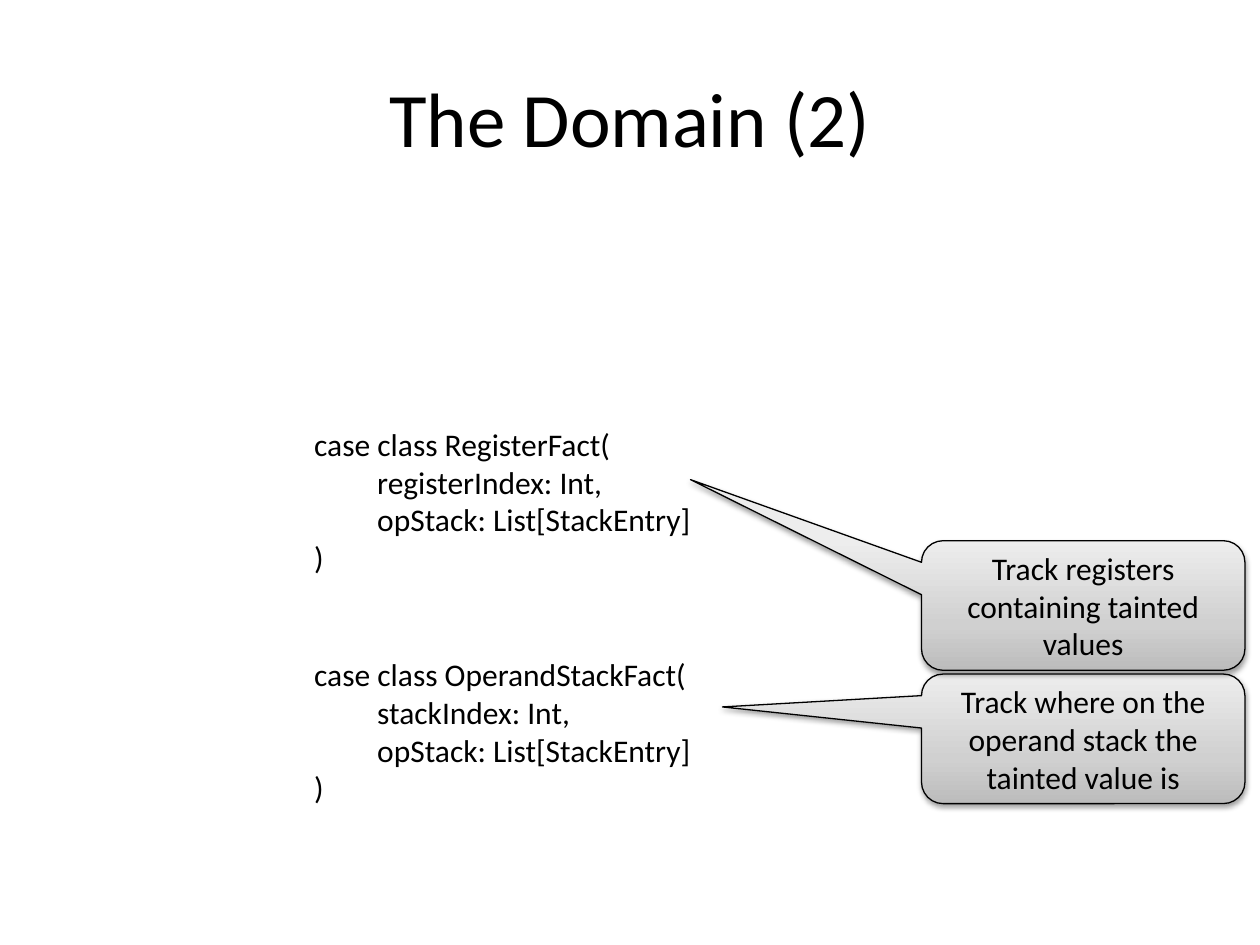
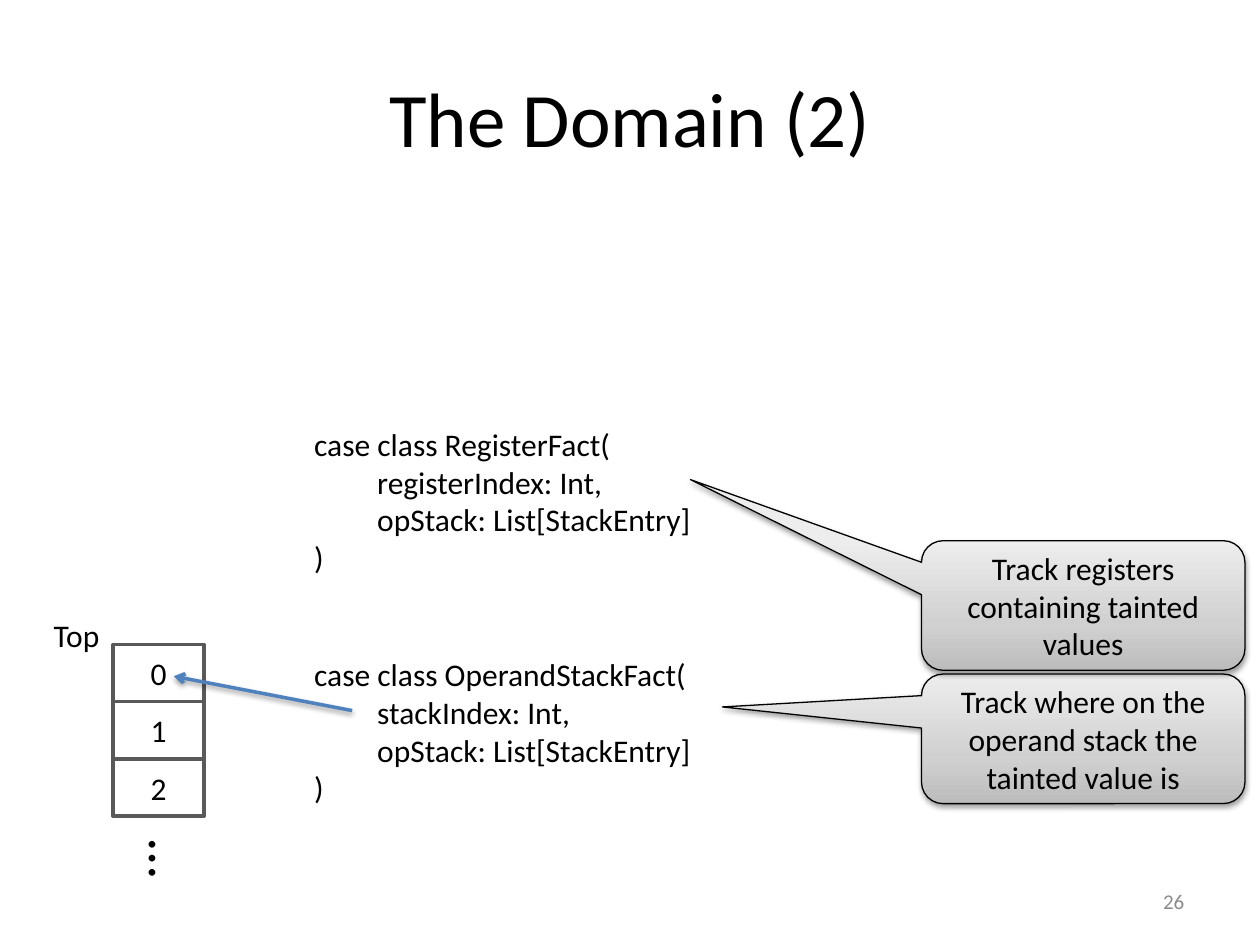
Before and after one commit to stg-tud/apsa, a slide deck: slide 26 of 2016/lecture/APSA-08-IFDS.pptx. Drawn at 1260x945 pixels with LibreOffice and Linux fonts; fonts in the diff are those of the drawing. Boxes give left, top, right and bottom in pixels: in the first picture for what was removed or moved away, otherwise in the second. Text is boxed around its words. In the diff, an @@ line names an element or a change of style, - is before the commit and + after.

```diff
--- a/2016/lecture/APSA-08-IFDS.pptx
+++ b/2016/lecture/APSA-08-IFDS.pptx
@@ text added at box(54, 626, 100, 652), 18 pt, text #000000 @@
+Top
@@ rectangle added at box(113, 645, 204, 702), fill #FFFFFF, outline #595959 2 pt, 18 pt, text #000000 @@
+0
@@ arrow added from (353, 711) to (174, 677), #4F81BD 2 pt @@
@@ rectangle added at box(113, 702, 204, 759), fill #FFFFFF, outline #595959 2 pt, 18 pt, text #000000 @@
+1
@@ rectangle added at box(113, 759, 204, 815), fill #FFFFFF, outline #595959 2 pt, 18 pt, text #000000 @@
+2
@@ text added at box(132, 827, 212, 927), 32 pt, text #000000 @@
+…
@@ page number added at box(1163, 895, 1184, 909), 12 pt, text #8C8C8C @@
+26
```
Also in this commit, not shown: 27 other slides changed, 1 other file.
